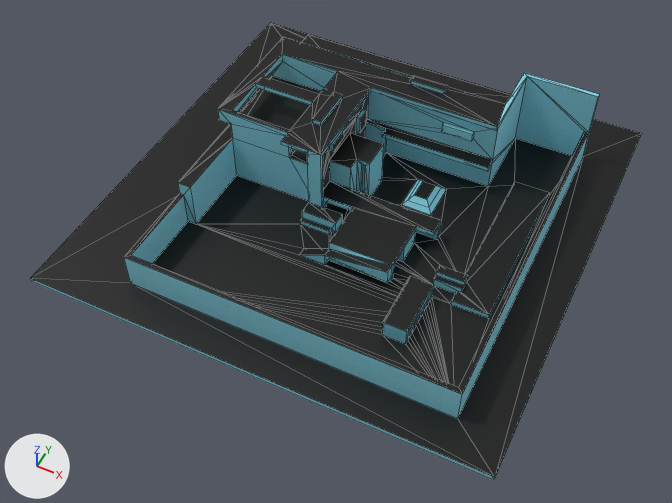
A saved change to the FBX model First person controller/Assets/FirstPersonController/Models/Level.fbx.
Both versions are drawn from a 50 mm lens placed at (110.5, -81.8, 145.2), pointed at (51.3, 36.6, -2.8). Arrows for +X, +Y and +Z are at lower left; the lights stay in place. Mesh edges are drawn as thin lines. Where no turn or scale is listed for an object, it has been applied to the vertices. Vertices at the same position are counted once.

In view in the first picture: 'Level'.
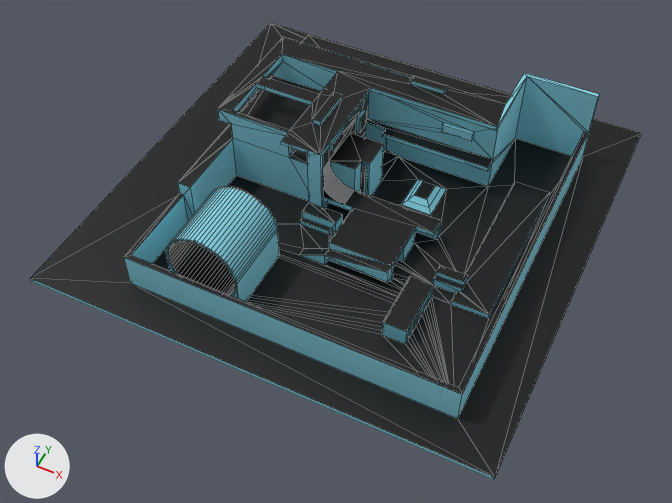
What differs and where, as boxes [x1, y1, x2, y2] in the pictures (672 x 503 px):
part 1 of me_level, added (cyan)
    after: [166, 186, 279, 302]
part 2 of me_level, built on
    both: [323, 122, 492, 232]

What the commit changed:
me_level is used by ob_level; location (0.0, 0.0, 0.0).
me_level had 362 vertices, 571 faces and spanned x 0.0..100.0, y 0.0..100.0, z -2.0..19.0.
me_level now has 757 vertices, 858 faces and spans x 0.0..100.0, y 0.0..100.0, z -2.0..19.0.
me_level part 1: a new loose piece of 260 vertices spanning x 26.3..42.3, y 12.0..28.0, z 0.0..16.0.
Part 2, on me_level:
2 vertices are removed from x 48.0..49.0, y 58.0, z 0.0..1.0.
39 faces are deleted.
11 vertices in x 48.0..49.0, y 48.0..58.0, z 0.0..11.0 move by (1.0, 0.0, 0.0).
1 vertex moves from x 49.0, y 67.0, z 0.0 to x 52.0, y 67.0, z 0.0.
72 vertices are added at x 44.0..52.0, y 43.0..67.0, z 0.0..11.0.
49 new vertices lie (0.0, 5.0, 0.0) away from vertices in x 44.0..49.8, y 43.0, z 5.0..10.8.
16 new vertices lie (0.0, 8.0, 0.0) away from vertices in x 44.0..46.3, y 58.0, z 1.0..5.0.
18 new faces join them, mat_walls (picture img_walls_png).
78 new faces join them, mat_floor (black #000000).
